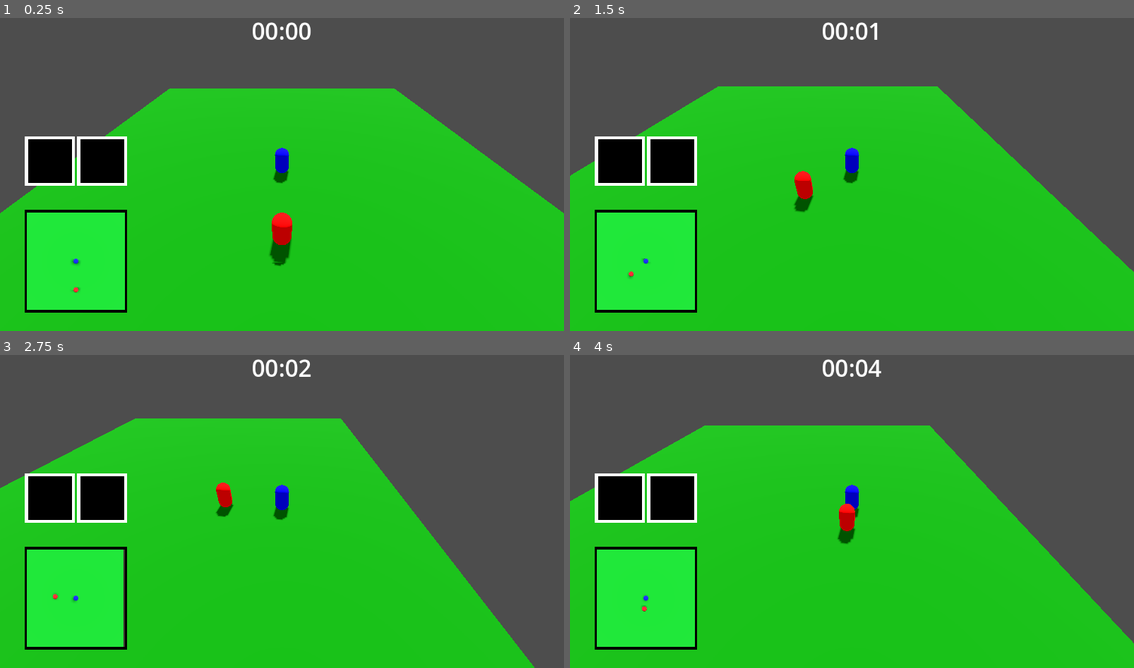
Above: before the commit, frames 1-4 (two rows, left to right).
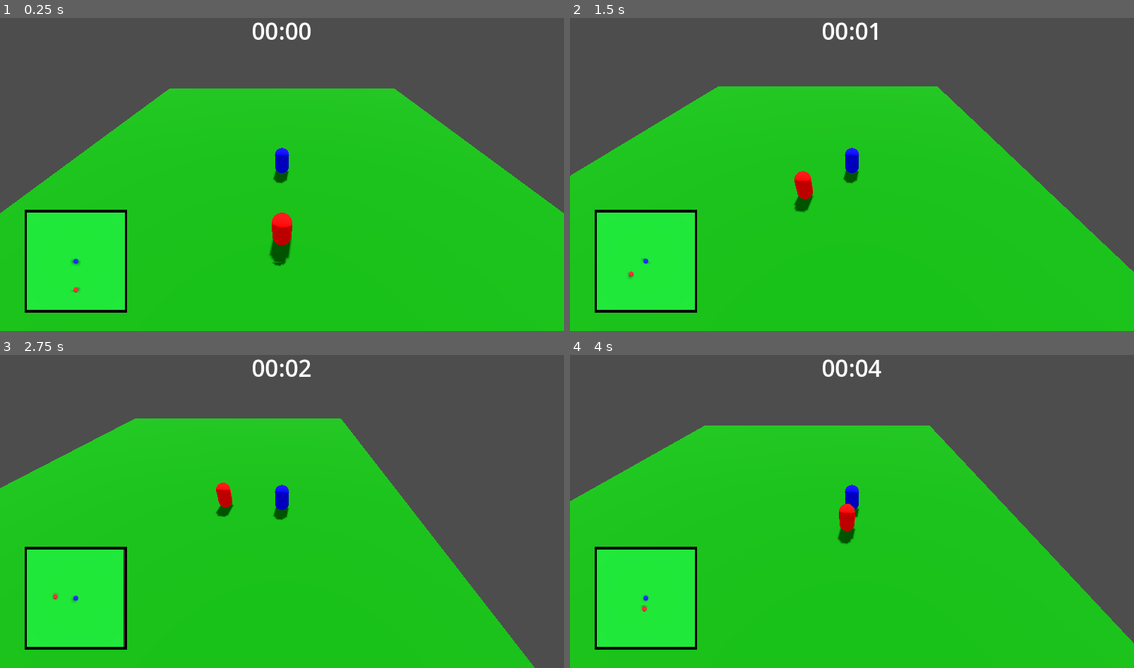
Above: after the commit, the same moments.

Repository: mugrilo18/Enemy-Escape
Game: Godot game, scene res://Scenes/main.tscn
Same seed, same stepped clock (60 frames per second), same inputs: the game is played once before the commit and once after it.
Inputs:
- Up to frame 1 (0.25 s): no input
- Up to frame 2 (1.5 s): hold D (right) 0.53-1.28 s; hold S (down) from 1.28 s (still down)
- Up to frame 3 (2.75 s): release S (down) at 2.03 s; hold D (right) from 2.03 s (still down)
- Up to frame 4 (4 s): release D (right) at 2.78 s; hold W (up) 2.78-3.53 s; hold A (left) from 3.53 s (still down)

The runs differ from the first frame. In frame 1, 2.8% of the frame differs, in the area x 4-23%, y 37-54%; in frame 2, 2.8%; in frame 3, 2.8%; in frame 4, 2.8%.

Commit message:
Adição da tela de game over e atualização no inimigo

Diff:
--- a/Scenes/enemy.tscn
+++ b/Scenes/enemy.tscn
@@ -20,6 +20,7 @@
 shape = SubResource("CapsuleShape3D_8sdj7")
 
 [node name="NavigationAgent3D" type="NavigationAgent3D" parent="."]
+target_desired_distance = 1.1
 debug_enabled = true
 
 [connection signal="target_reached" from="NavigationAgent3D" to="." method="_on_navigation_agent_3d_target_reached"]
--- /dev/null
+++ b/Scenes/game_over.tscn
@@ -0,0 +1,58 @@
+[gd_scene load_steps=3 format=3 uid="uid://ch2ngpvhc3xb3"]
+
+[ext_resource type="Script" path="res://Scripts/game_over.gd" id="1_3ft52"]
+[ext_resource type="Theme" uid="uid://h0p28uku3deb" path="res://Themes/button.tres" id="1_cue6x"]
+
+[node name="GameOver" type="Control"]
+layout_mode = 3
+anchors_preset = 15
+anchor_right = 1.0
+anchor_bottom = 1.0
+grow_horizontal = 2
+grow_vertical = 2
+script = ExtResource("1_3ft52")
+
+[node name="background" type="ColorRect" parent="."]
+layout_mode = 1
+anchors_preset = 15
+anchor_right = 1.0
+anchor_bottom = 1.0
+grow_horizontal = 2
+grow_vertical = 2
+color = Color(0, 0, 0, 1)
+
+[node name="VBoxContainer" type="VBoxContainer" parent="background"]
+layout_mode = 1
+anchors_preset = 13
+anchor_left = 0.5
+anchor_right = 0.5
+anchor_bottom = 1.0
+offset_left = -367.0
+offset_right = 367.0
+grow_horizontal = 2
+grow_vertical = 2
+
+[node name="tittle_ui" type="Label" parent="background/VBoxContainer"]
+layout_mode = 2
+size_flags_vertical = 2
+theme_override_font_sizes/font_size = 128
+text = "GAME OVER"
+horizontal_alignment = 1
+
+[node name="VBoxContainer" type="VBoxContainer" parent="background/VBoxContainer"]
+layout_mode = 2
+size_flags_horizontal = 4
+size_flags_vertical = 2
+
+[node name="resume" type="Button" parent="background/VBoxContainer/VBoxContainer"]
+layout_mode = 2
+theme = ExtResource("1_cue6x")
+text = "Reiniciar"
+
+[node name="quit" type="Button" parent="background/VBoxContainer/VBoxContainer"]
+layout_mode = 2
+theme = ExtResource("1_cue6x")
+text = "   Sair do jogo  "
+
+[connection signal="pressed" from="background/VBoxContainer/VBoxContainer/resume" to="." method="_on_resume_pressed"]
+[connection signal="pressed" from="background/VBoxContainer/VBoxContainer/quit" to="." method="_on_quit_pressed"]
--- a/Scenes/item_holder.tscn
+++ /dev/null
@@ -1,54 +0,0 @@
-[gd_scene load_steps=2 format=3 uid="uid://bqtgcrholip3b"]
-
-[ext_resource type="PackedScene" uid="uid://bkkqvta5hw312" path="res://Scenes/item.tscn" id="1_1c2c6"]
-
-[node name="ItemHolder" type="Control"]
-layout_mode = 3
-anchors_preset = 15
-anchor_right = 1.0
-anchor_bottom = 1.0
-grow_horizontal = 2
-grow_vertical = 2
-
-[node name="item_holder" type="HBoxContainer" parent="."]
-layout_mode = 1
-anchors_preset = 2
-anchor_top = 1.0
-anchor_bottom = 1.0
-offset_left = 50.0
-offset_top = -398.0
-offset_right = 260.0
-offset_bottom = -298.0
-grow_vertical = 0
-
-[node name="Item1" type="ColorRect" parent="item_holder"]
-layout_mode = 2
-size_flags_horizontal = 3
-
-[node name="Item" parent="item_holder/Item1" instance=ExtResource("1_1c2c6")]
-layout_mode = 1
-anchors_preset = 8
-anchor_left = 0.5
-anchor_top = 0.5
-anchor_right = 0.5
-anchor_bottom = 0.5
-offset_left = -45.0
-offset_top = -45.0
-offset_right = 45.0
-offset_bottom = 45.0
-
-[node name="Item2" type="ColorRect" parent="item_holder"]
-layout_mode = 2
-size_flags_horizontal = 3
-
-[node name="Item" parent="item_holder/Item2" instance=ExtResource("1_1c2c6")]
-layout_mode = 1
-anchors_preset = 8
-anchor_left = 0.5
-anchor_top = 0.5
-anchor_right = 0.5
-anchor_bottom = 0.5
-offset_left = -45.0
-offset_top = -45.0
-offset_right = 45.0
-offset_bottom = 45.0
--- a/Scenes/main.tscn
+++ b/Scenes/main.tscn
@@ -6,7 +6,6 @@
 [ext_resource type="PackedScene" uid="uid://1yhxgw02x0du" path="res://Scenes/pause_menu.tscn" id="4_1w0gm"]
 [ext_resource type="PackedScene" uid="uid://wqrhgci0la0i" path="res://Scenes/timer.tscn" id="4_e8b73"]
 [ext_resource type="PackedScene" uid="uid://cal8rnbl0gk4e" path="res://Scenes/mini_map.tscn" id="5_7v10w"]
-[ext_resource type="PackedScene" uid="uid://bqtgcrholip3b" path="res://Scenes/item_holder.tscn" id="5_8v8kg"]
 
 [sub_resource type="ProceduralSkyMaterial" id="ProceduralSkyMaterial_4so7a"]
 sky_top_color = Color(0.211765, 0.470588, 0.678431, 1)
@@ -65,8 +64,6 @@
 [node name="PauseMenu" parent="UI" node_paths=PackedStringArray("player") instance=ExtResource("4_1w0gm")]
 player = NodePath("../../Player")
 
-[node name="ItemHolder" parent="UI" instance=ExtResource("5_8v8kg")]
-
 [node name="NavigationRegion3D" type="NavigationRegion3D" parent="."]
 navigation_mesh = SubResource("NavigationMesh_o25pb")
 
--- /dev/null
+++ b/Scripts/game_over.gd
@@ -0,0 +1,12 @@
+extends Control
+
+
+
+func _on_resume_pressed():
+	get_tree().change_scene_to_file("res://Scenes/main.tscn")
+	pass # Replace with function body.
+
+
+func _on_quit_pressed():
+	get_tree().quit()
+	pass # Replace with function body.
--- a/Scripts/main.gd
+++ b/Scripts/main.gd
@@ -3,9 +3,9 @@
 @onready var player = $Player
 
 func _process(delta):
-	if player:
+	if is_instance_valid(player):
 		Input.mouse_mode = Input.MOUSE_MODE_HIDDEN
 		get_tree().call_group("Inimigos", "update_target_location", player.global_transform.origin)
 	else:
-		get_tree().change_scene_to_file("res://Scenes/pause_menu.tscn")
+		get_tree().change_scene_to_file("res://Scenes/game_over.tscn")
 		Input.mouse_mode = Input.MOUSE_MODE_VISIBLE
Not shown: 1 places in Scenes/main.tscn that only renumber resources
